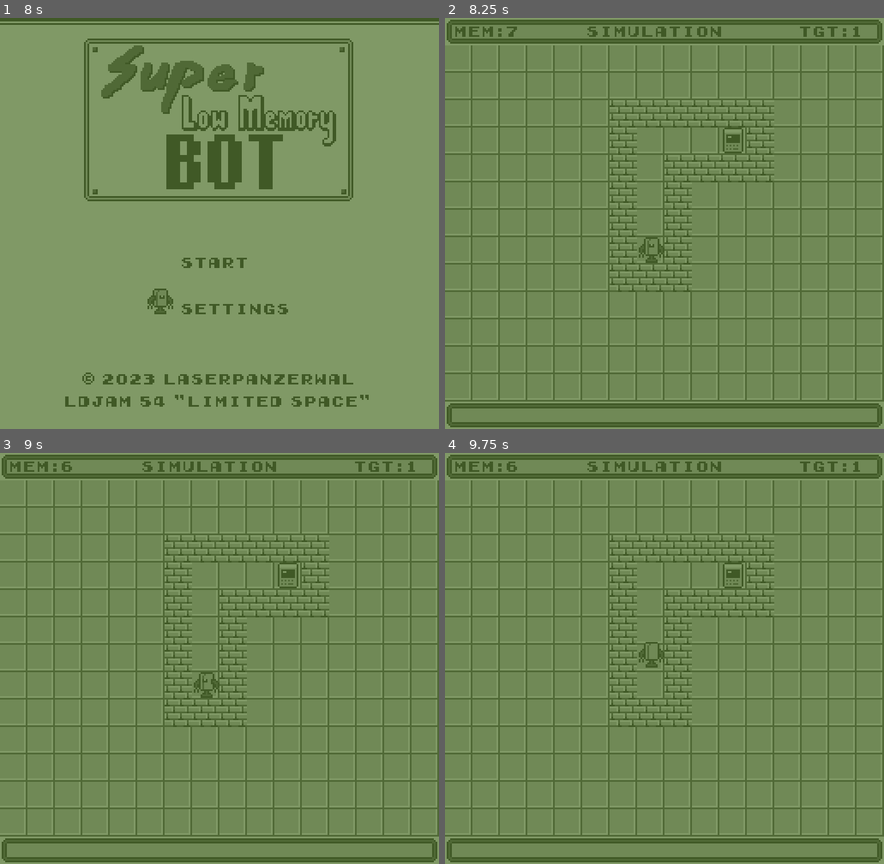
Above: before the commit, frames 1-4 (two rows, left to right).
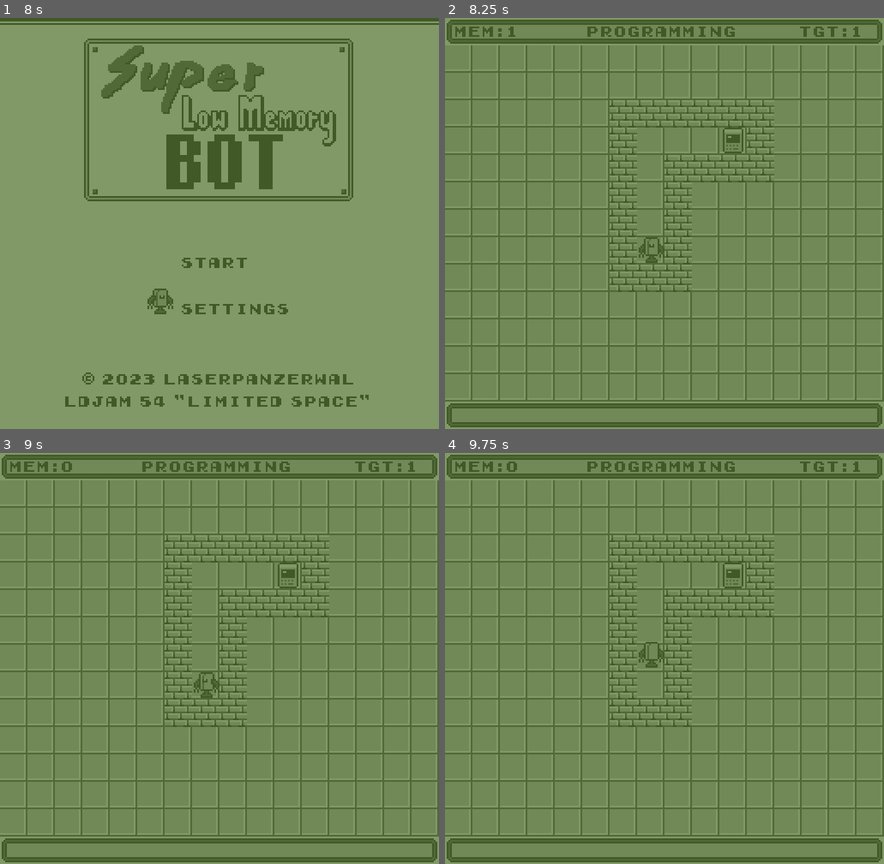
Above: after the commit, the same moments.

Repository: LaserPanzerWal/LDJAM54
Game: Godot game, scene res://Intro.tscn
Same seed, same stepped clock (60 frames per second), same inputs: the game is played once before the commit and once after it.
Inputs (mouse positions are in pixels of both pictures, inside the frame that each line leads up to):
- Up to frame 1 (8 s): tap Enter (input_start) at 0.5, 1.55, 3.5, 3.8, 4.25, 6.05, 6.5, 7.25, 7.35 s; move the mouse to (316, 202) at 0.52 s; hold Right (input_right) 0.53-1.28 s; hold K (input_a) 0.53-1.28 s; click (316, 202) at 0.67 s; tap M (input_b) at 0.8, 1.35, 3.05, 5.3, 7.55 s; move the mouse to (131, 244) at 1.27 s; hold Down (input_down) 1.28-2.03 s; move the mouse to (263, 133) at 2.02 s; hold Right (input_right) 2.03-2.78 s; hold Enter (input_start) 2.03-2.78 s; tap K (input_a) at 2.3, 2.85, 4.55, 5.85, 6.8 s; move the mouse to (197, 305) at 2.77 s; hold Up (input_up) 2.78-3.53 s; click (197, 305) at 2.92 s; move the mouse to (351, 285) at 3.52 s; hold M (input_b) 3.53-4.28 s; hold Left (input_left) 3.53-5.03 s; move the mouse to (87, 161) at 4.27 s; tap Space (input_select) at 4.35 s; move the mouse to (241, 223) at 5.02 s; hold Down (input_down) 5.03-5.78 s; hold Enter (input_start) 5.03-5.78 s; click (241, 223) at 5.17 s; move the mouse to (153, 120) at 5.77 s; hold Right (input_right) 5.78-6.53 s; move the mouse to (316, 202) at 6.52 s; hold Up (input_up) 6.53-7.28 s; hold M (input_b) 6.53-7.28 s; move the mouse to (131, 244) at 7.27 s; hold Right (input_right) from 7.28 s (still down); click (131, 244) at 7.42 s
- Up to frame 2 (8.25 s): move the mouse to (708, 133) at 8.02 s; release Right (input_right) at 8.03 s; hold Down (input_down) from 8.03 s (still down); hold K (input_a) from 8.03 s (still down)
- Up to frame 3 (9 s): tap Enter (input_start) at 8.3 s; move the mouse to (197, 740) at 8.77 s; release Down (input_down) at 8.78 s; release K (input_a) at 8.78 s; hold Left (input_left) from 8.78 s (still down); tap M (input_b) at 8.85 s
- Up to frame 4 (9.75 s): tap K (input_a) at 9.05 s; move the mouse to (796, 720) at 9.52 s; release Left (input_left) at 9.53 s; hold Up (input_up) from 9.53 s (still down); hold Space (input_select) from 9.53 s (still down); click (796, 720) at 9.67 s

Frame 1 is identical in both runs. In frame 2, 0.3% of the frame differs, in the area x 14-67%, y 2-5%; in frame 3, 0.3%; in frame 4, 0.3%.

Commit message:
Added Levels

Diff:
--- a/Levels.gd
+++ b/Levels.gd
@@ -1,9 +1,19 @@
 extends Node
 
 var levels = [
-	"7,7;8;0,0,0,0,0,0,0,0,0,0,0,0,0;0,0,0,0,0,0,0 …(379 unchanged characters)…
-	"3,6;8;0,0,0,0,0,0,0,0,0,0,0,0,0;0,0,0,0,0,0,0 …(379 unchanged characters)…
-	"6,8;8;0,0,0,0,0,0,0,0,0,0,0,0,0;0,0,0,0,0,0,0,0,0,0,0,0,0;1,0,0,0,0,0,0,0,1,0,0,0,0;0,0,0,0,0,0,0,0,0,0,0,0,0;0,0,0,0,0,0,1,0,0,0,0,0,0;0,0,0,0,0,0,0,0,0,0,0,2,0;0,1,0,0,0,0,0,0,0,0,0,0,0;0,0,0,0,0,0,0,0,0,0,0,0,0;0,0,0,0,0,0,0,0,0,0,0,0,1;0,0,0,0,0,0,0,0,0,0,0,0,0;1,0,0,0,0,0,0,0,0,0,0,0,0;0,0,0,0,0,0,0,0,0,0,0,1,0;0,0,0,0,0,0,0,1,0,0,0,0,0;0,0,1,0,0,0,0,0,0,0,0,0,0;0,0,0,0,0,0,0,0,0,0,0,0,0;0,0,0,0,0,0,0,0,0,1,0,0,0;"
+	"7,7;2;0,0,0,0,0,0,0,0,0,0,0,0,0;0,0,0,0,0,0,0 …(379 unchanged characters)…
+	"3,6;7;0,0,0,0,0,0,0,0,0,0,0,0,0;0,0,0,0,0,0,0 …(379 unchanged characters)…
+	"6,5;5;0,0,0,0,0,0,0,0,0,0,0,0,0;0,0,0,0,0,0,0,0,0,0,0,0,0;1,0,0,0,0,0,0,0,1,0,0,0,0;0,0,0,0,0,0,0,0,0,0,0,0,0;0,0,0,0,0,0,1,0,0,0,0,0,0;0,0,0,0,0,0,0,0,0,0,0,2,0;0,1,0,0,0,0,0,0,0,0,0,0,0;0,0,0,0,0,0,0,0,0,0,0,0,0;0,0,0,0,0,0,0,0,0,0,0,0,1;0,0,0,0,0,0,0,0,0,0,0,0,0;1,0,0,0,0,0,0,0,0,0,0,0,0;0,0,0,0,0,0,0,0,0,0,0,1,0;0,0,0,0,0,0,0,1,0,0,0,0,0;0,0,1,0,0,0,0,0,0,0,0,0,0;0,0,0,0,0,0,0,0,0,0,0,0,0;0,0,0,0,0,0,0,0,0,1,0,0,0;",
+	"12,10;7;1,1,0,0,0,1,0,0,0,0,0,0,0;0,0,0,0,0,0,0,0,0,2,0,0,0;0,1,0,0,0,0,0,0,0,0,0,0,0;0,0,0,0,0,0,0,0,0,0,0,0,0;0,0,0,0,0,0,0,0,0,0,1,0,0;0,0,0,0,0,0,1,0,1,0,0,0,0;0,0,0,0,0,0,0,0,0,0,0,0,1;0,0,2,0,0,0,0,0,0,0,0,0,0;0,0,0,0,0,0,0,0,0,0,0,0,1;1,0,0,0,0,0,1,1,0,0,0,0,0;1,0,0,0,0,0,1,1,0,0,0,0,0;1,0,0,0,0,0,0,0,0,0,0,0,0;1,0,0,1,0,0,0,0,0,0,0,0,0;1,0,0,0,0,0,0,0,0,0,0,0,0;1,1,0,0,0,0,0,0,0,0,0,0,0;1,1,1,1,1,1,1,1,0,0,2,0,0;",
+	"6,6;8;1,1,1,1,1,1,1,1,1,1,1,1,1;1,0,0,0,0,0,0,0,0,0,0,0,0;1,0,1,0,0,1,1,0,0,0,0,0,0;1,0,1,0,0,0,0,0,0,0,0,0,1;1,0,1,0,0,0,0,0,0,0,1,0,0;1,0,0,0,0,0,0,0,0,0,0,0,0;1,2,1,0,0,0,0,0,1,0,0,0,0;1,1,1,1,0,0,0,0,0,0,0,0,0;0,0,0,0,0,0,0,0,0,1,0,0,0;0,1,0,0,0,0,0,0,0,1,0,0,0;0,1,0,0,0,0,0,0,0,1,0,0,0;0,0,0,0,0,0,0,1,1,1,0,0,0;0,0,0,1,1,0,0,1,0,2,0,0,0;0,1,0,0,0,0,1,1,0,0,0,1,0;0,0,0,0,0,0,0,1,0,1,0,0,0;1,1,1,1,1,1,1,1,1,1,1,1,1;",
+	"7,8;11;0,0,2,0,0,0,0,0,0,0,0,0,0;1,1,0,0,0,0,1,0,0,0,0,0,0;0,0,0,1,0,0,0,1,0,0,0,0,0;0,0,0,0,1,0,0,0,1,0,0,0,0;0,1,0,0,0,1,0,0,0,1,0,0,0;0,0,1,0,0,0,0,0,2,0,1,0,0;0,0,1,0,1,1,1,0,1,0,1,0,0;1,0,0,0,0,0,0,0,0,1,1,1,1;0,0,1,0,1,1,1,0,1,0,1,0,0;0,0,1,0,0,0,0,0,2,0,1,0,0;0,1,0,0,0,1,0,2,0,1,0,0,0;0,0,0,0,1,0,0,0,1,0,0,0,0;0,0,0,1,0,0,0,1,0,0,0,0,0;1,1,0,0,0,0,1,0,0,0,0,0,0;0,0,0,0,0,0,0,0,0,0,0,0,0;0,0,0,0,0,0,0,0,0,0,0,0,0;",
+	"2,2;6;3,0,0,0,0,0,0,0,6,0,0,0,0;0,0,1,0,0,0,0,0,0,0,0,0,0;0,1,0,1,0,0,0,0,0,0,0,0,1;0,1,0,0,0,0,0,0,0,0,0,0,0;0,1,0,0,0,4,0,0,5,1,0,0,0;0,1,0,0,0,0,0,0,0,0,0,0,0;0,1,4,0,0,5,0,0,0,0,0,0,0;0,0,0,0,1,1,0,0,0,0,0,0,0;0,0,1,0,0,0,0,0,0,0,1,0,0;0,0,0,0,0,0,1,1,2,0,0,0,0;0,0,0,0,0,0,0,0,0,1,0,0,0;1,0,0,0,1,0,0,0,0,0,0,0,0;0,0,0,0,1,0,0,0,1,2,0,0,0;0,0,0,0,1,0,0,0,1,0,0,0,1;0,0,0,0,1,1,0,0,0,0,0,0,0;0,0,0,0,0,0,0,0,0,0,0,0,0;",
+	"7,12;10;0,0,0,0,1,0,0,0,0,0,0,0,0;0,0,0,0,0,0,0,0,0,0,1,0,0;1,0,0,0,0,0,3,0,0,0,0,0,0;0,0,0,0,0,0,0,0,0,1,0,0,6;0,0,0,0,0,0,0,1,0,0,0,0,0;0,0,0,1,0,0,0,0,0,0,0,0,1;0,0,0,0,0,0,0,0,0,0,0,0,0;0,2,0,4,0,0,0,0,0,0,0,0,0;0,0,0,0,0,0,0,0,1,0,0,0,0;0,0,0,0,0,0,0,0,0,0,0,0,0;0,0,0,0,0,0,0,0,0,0,0,0,0;0,0,0,0,0,0,0,0,0,0,1,0,0;0,0,0,0,1,0,0,0,0,0,0,0,0;1,0,0,0,0,0,0,0,0,0,0,0,0;0,0,0,4,0,0,1,0,0,0,0,0,0;0,0,0,0,0,0,0,0,0,0,0,0,1;",
+	"1,1;9;0,1,0,1,0,0,0,0,1,0,0,3,6;1,0,0,0,0,1,0,0,0,0,0,6,0;0,0,0,0,0,0,6,0,0,0,0,0,0;1,0,0,0,4,0,0,0,0,1,0,4,5;0,0,0,0,1,0,0,0,0,0,0,0,1;0,0,1,0,0,0,0,0,0,0,0,0,0;0,0,0,1,0,0,6,0,0,5,0,0,0;0,0,0,0,0,0,0,0,1,0,0,0,0;0,0,0,0,0,0,0,0,0,0,0,0,0;2,0,0,6,0,0,0,0,1,0,3,0,0;1,0,0,0,0,0,0,0,0,0,6,1,0;0,0,0,5,0,0,0,0,0,0,0,0,0;0,1,0,4,0,0,0,3,0,0,0,0,1;0,0,0,0,1,0,0,0,0,0,0,0,0;1,0,0,4,0,0,5,0,0,0,0,0,0;0,0,0,0,1,0,0,0,1,0,0,0,0;",
+	"0,0;12;0,0,0,0,0,0,6,6,0,6,0,0,0;0,0,1,0,4,0,0,0,0,5,0,0,0;1,0,4,0,0,0,0,0,5,0,0,1,0;4,0,0,0,0,0,5,5,0,1,1,0,1;5,0,0,0,3,5,0,0,0,0,0,0,1;0,1,5,5,0,0,0,5,0,0,0,0,3;0,1,0,0,4,0,0,0,0,0,1,0,3;0,2,0,0,0,6,5,0,0,0,0,0,6;0,3,0,0,0,0,0,0,0,0,0,0,5;0,0,3,3,0,0,0,0,5,1,0,0,0;0,0,0,0,3,5,0,0,0,1,0,0,0;5,0,0,6,0,0,3,3,0,0,0,0,5;5,0,6,1,0,0,0,0,3,0,0,1,0;0,0,0,0,0,0,1,0,0,3,0,0,0;5,6,0,0,6,6,6,0,6,6,0,0,0;0,0,1,0,0,0,0,0,0,5,1,0,0;",
+	"7,7;8;0,0,0,0,0,0,0,0,0,0,0,0,0;0,0,1,1,0,0,0,0,0,0,0,0,0;1,0,0,0,0,0,0,0,0,0,0,0,0;0,0,0,0,0,0,0,0,0,0,0,0,0;0,0,0,0,0,0,0,0,0,0,0,0,0;0,0,0,0,0,0,1,0,0,0,0,0,0;0,0,0,0,0,0,0,1,0,0,0,0,0;1,0,7,0,0,0,0,0,1,0,0,0,0;0,0,0,1,0,0,0,1,0,0,0,0,0;2,0,0,0,0,0,0,0,0,0,0,0,0;0,0,0,0,0,0,0,0,0,0,0,0,0;1,0,0,0,0,0,0,0,0,0,0,0,0;1,0,0,0,0,0,0,0,0,0,0,0,0;1,0,0,0,0,0,1,0,0,0,0,0,0;1,0,0,0,0,0,0,0,0,0,0,0,0;1,0,0,0,0,0,0,0,0,0,0,0,0;",
+	"2,6;8;0,1,0,0,0,0,1,0,0,0,0,1,0;1,0,0,0,0,0,1,7,0,1,0,0,1;0,0,0,0,1,1,0,0,7,0,1,0,0;0,0,0,7,0,0,0,0,0,0,0,0,0;0,2,0,0,0,0,0,0,0,0,0,0,0;0,0,0,0,0,0,0,0,0,0,0,0,0;0,0,0,0,0,0,0,1,0,0,0,0,0;0,0,0,0,0,0,0,0,0,0,0,0,0;0,1,0,0,0,0,0,0,0,0,0,0,0;0,0,0,0,0,0,0,0,0,0,0,0,0;0,0,0,0,0,1,0,0,0,0,2,0,0;0,0,0,0,0,7,0,1,0,0,0,0,0;0,0,0,0,0,1,0,0,0,0,0,0,1;0,0,0,0,0,0,1,0,0,0,0,1,0;0,1,0,0,0,0,0,0,0,7,0,0,0;0,0,0,0,2,0,0,0,0,0,0,0,0;",
+	"10,5;11;0,0,1,0,0,0,0,0,0,0,0,0,0;0,7,0,0,0,0,0,0,0,0,0,0,0;0,0,0,0,0,0,0,0,0,0,6,6,0;0,0,0,0,0,0,7,0,0,1,0,0,0;0,1,0,1,0,0,0,0,0,3,0,0,3;0,0,5,0,0,0,0,0,0,0,0,0,0;0,0,0,6,0,0,0,7,0,0,0,1,0;1,0,0,0,0,7,0,0,0,0,0,0,0;0,0,0,0,0,0,0,0,0,6,0,0,0;0,5,0,0,0,0,0,0,0,0,0,0,0;1,0,0,0,0,0,0,0,7,0,0,1,0;0,7,0,0,1,0,0,0,0,0,0,0,0;0,0,2,1,0,0,0,0,1,0,0,0,0;0,1,0,0,0,0,0,3,0,0,0,0,0;0,0,5,0,0,0,0,6,0,0,0,0,2;0,0,0,0,0,4,0,0,0,0,0,0,0;"
 	]
 
 func get_level(i):
--- a/map.tscn
+++ b/map.tscn
@@ -41,7 +41,7 @@
 margin_top = 3.0
 margin_right = 163.0
 margin_bottom = 13.0
-text = "SIMULATION"
+text = "PROGRAMMING"
 align = 1
 
 [node name="TargetsLeft_Title" type="Label" parent="Control/TopBar"]
